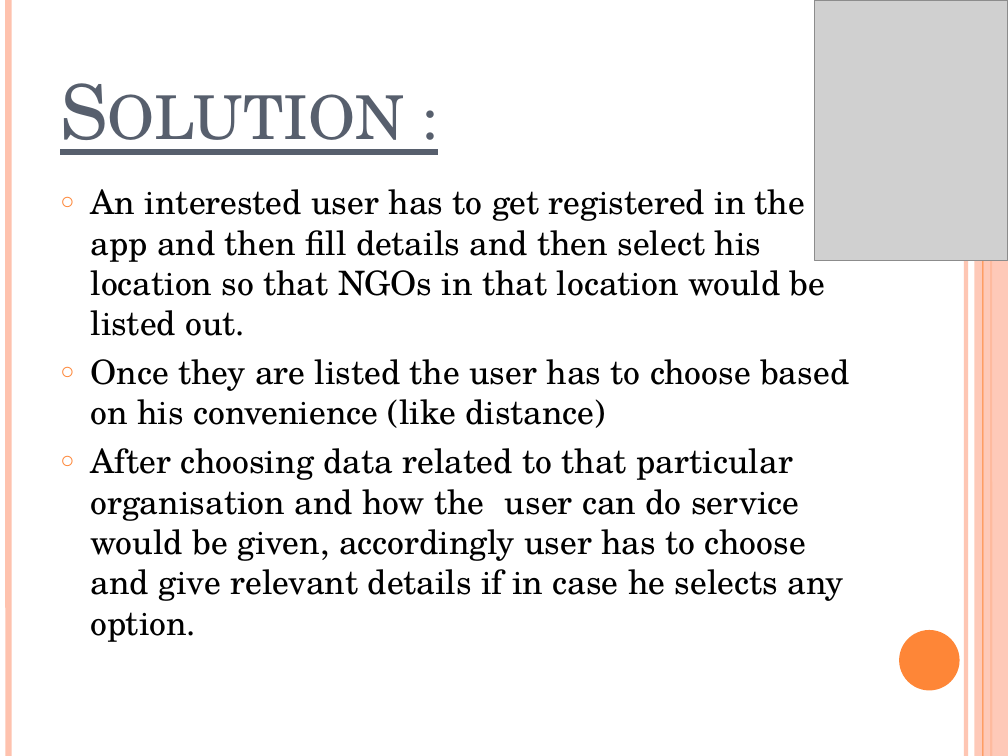
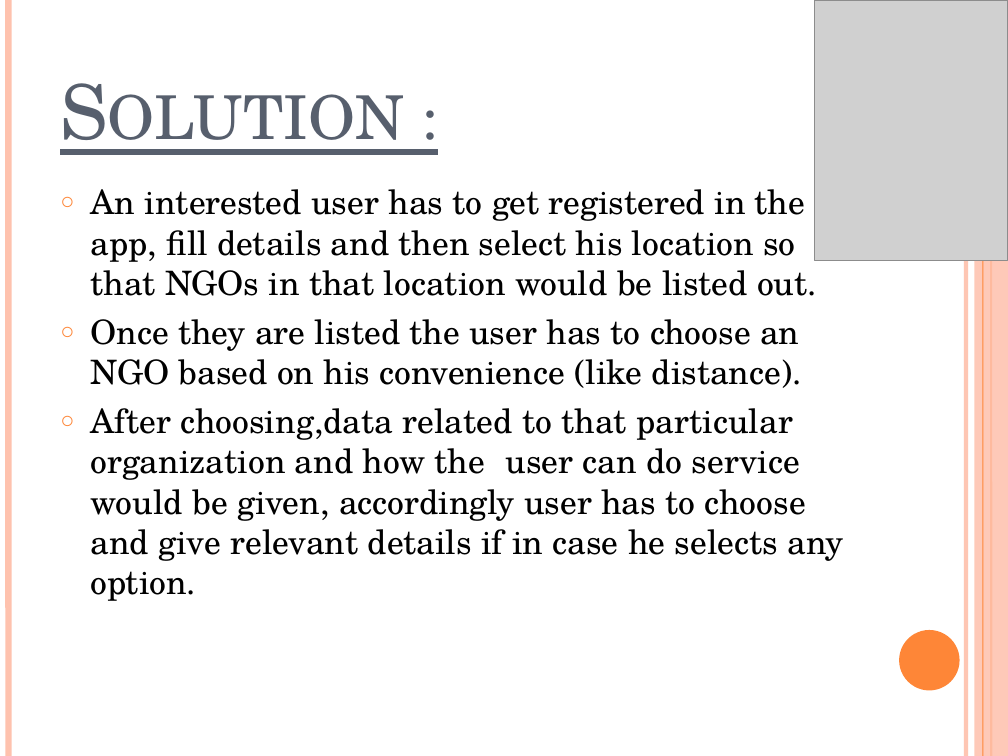
Before and after one commit to bhavikavanka/theme-based-project, a slide deck: slide 3 of Theme based project- organisation app.pptm. Drawn at 1008x756 pixels with LibreOffice and Linux fonts; fonts in the diff are those of the drawing; grey boxes stand for pictures. Boxes give left, top, right and bottom in pixels: in the first picture for what was removed or moved away, otherwise in the second. Text is boxed around its words. In the diff, an @@ line names an element or a change of style, - is before the commit and + after.

```diff
--- a/Theme based project- organisation app.pptm
+++ b/Theme based project- organisation app.pptm
@@ text at box(91, 189, 843, 601): text changed @@
-○ An interested user has to get registered in the app and then fill details and then select his location so that NGOs in that location would be listed out.
-○ Once they are listed the user has to choose based on his convenience (like distance)
-○ After choosing data related to that particular organisation and how the user can do service would be given, accordingly user has to choose and give relevant details if in case he selects any option.
+○ An interested user has to get registered in the app, fill details and then select his location so that NGOs in that location would be listed out.
+○ Once they are listed the user has to choose an NGO based on his convenience (like distance).
+○ After choosing,data related to that particular organization and how the user can do service would be given, accordingly user has to choose and give relevant details if in case he selects any option.
```
Also in this commit, not shown: 4 other slides changed, 1 other file.
